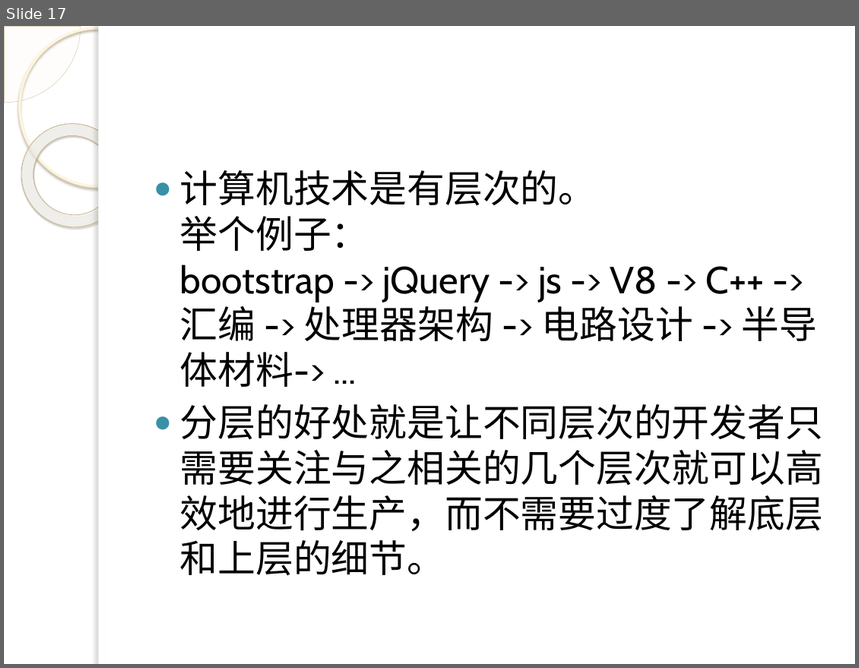
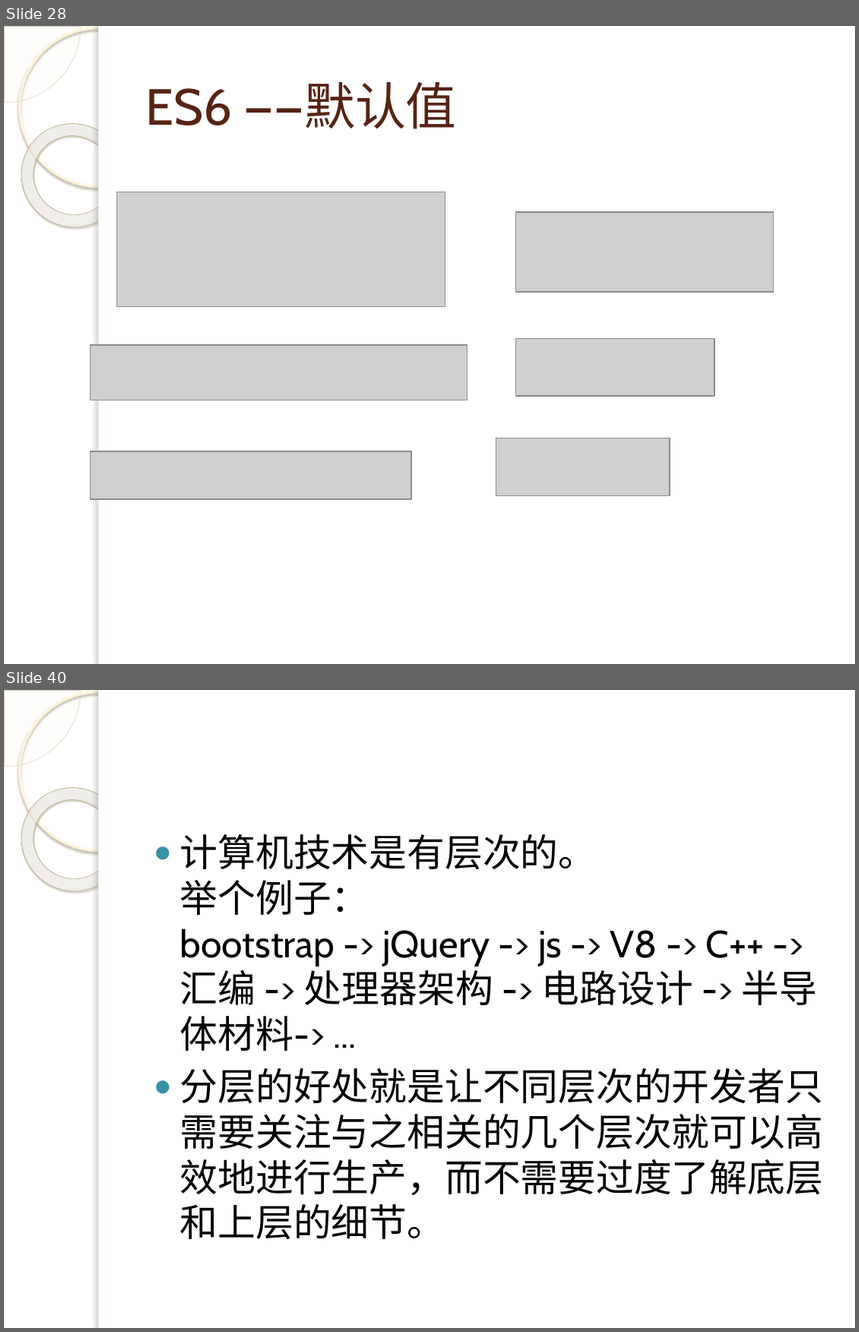
Before and after one commit to q315506754/algorithem, a slide deck: ps/js/演示文稿.pptx. Shown one above the other, each under a label of ours: slide 17 before the commit, slides 28 and 40 after it; the slides between them are not shown. The pictures are 859x668 and 859x1332 pixels, drawn with LibreOffice and Linux fonts; fonts in the diff are those of the drawing; grey boxes stand for pictures; background and template pictures are left out. Boxes give left, top, right and bottom in pixels: in the first picture for what was removed or moved away, otherwise in the second. Text is boxed around its words. In the diff, an @@ line names an element or a change of style, - is before the commit and + after.

```diff
--- a/ps/js/演示文稿.pptx
+++ b/ps/js/演示文稿.pptx
@@ slide 28 added at bbox=[4, 26, 855, 664], background picture (left out); not listed: 5 template elements that a slide beside it also shows @@
@@ title added at bbox=[146, 82, 457, 129], 43 pt, text #572314 @@
+ES6 ——默认值
@@ picture added at bbox=[117, 192, 445, 306] @@
@@ picture added at bbox=[516, 212, 773, 293] @@
@@ picture added at bbox=[516, 338, 715, 396] @@
@@ picture added at bbox=[91, 345, 468, 401] @@
@@ picture added at bbox=[91, 452, 411, 499] @@
@@ picture added at bbox=[496, 438, 670, 496] @@
@@ what was slide 17 is now slide 40 @@
```
Also in this commit, not shown: 2 slides changed, 22 other slides added, 9 other files.
